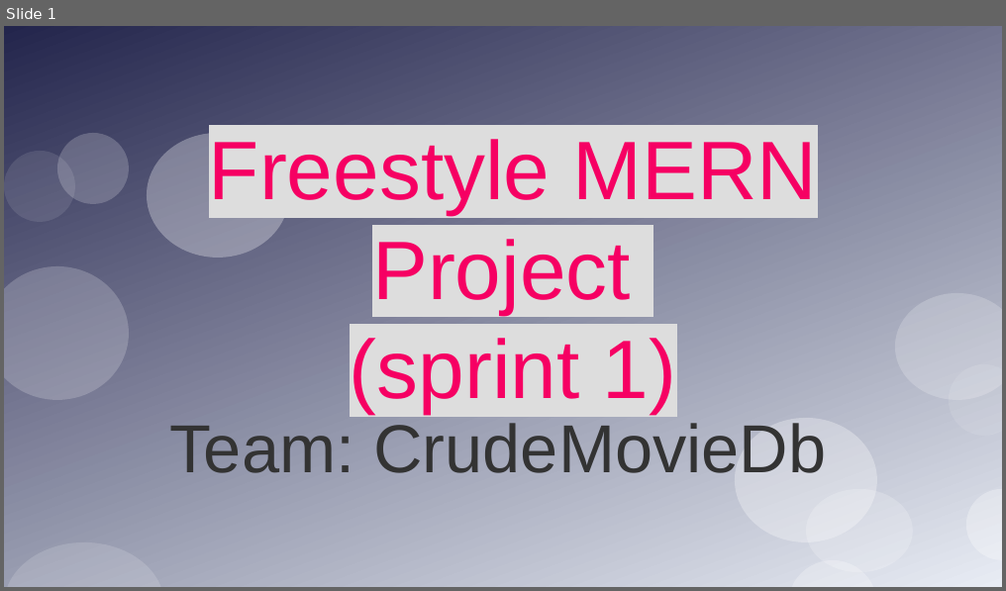
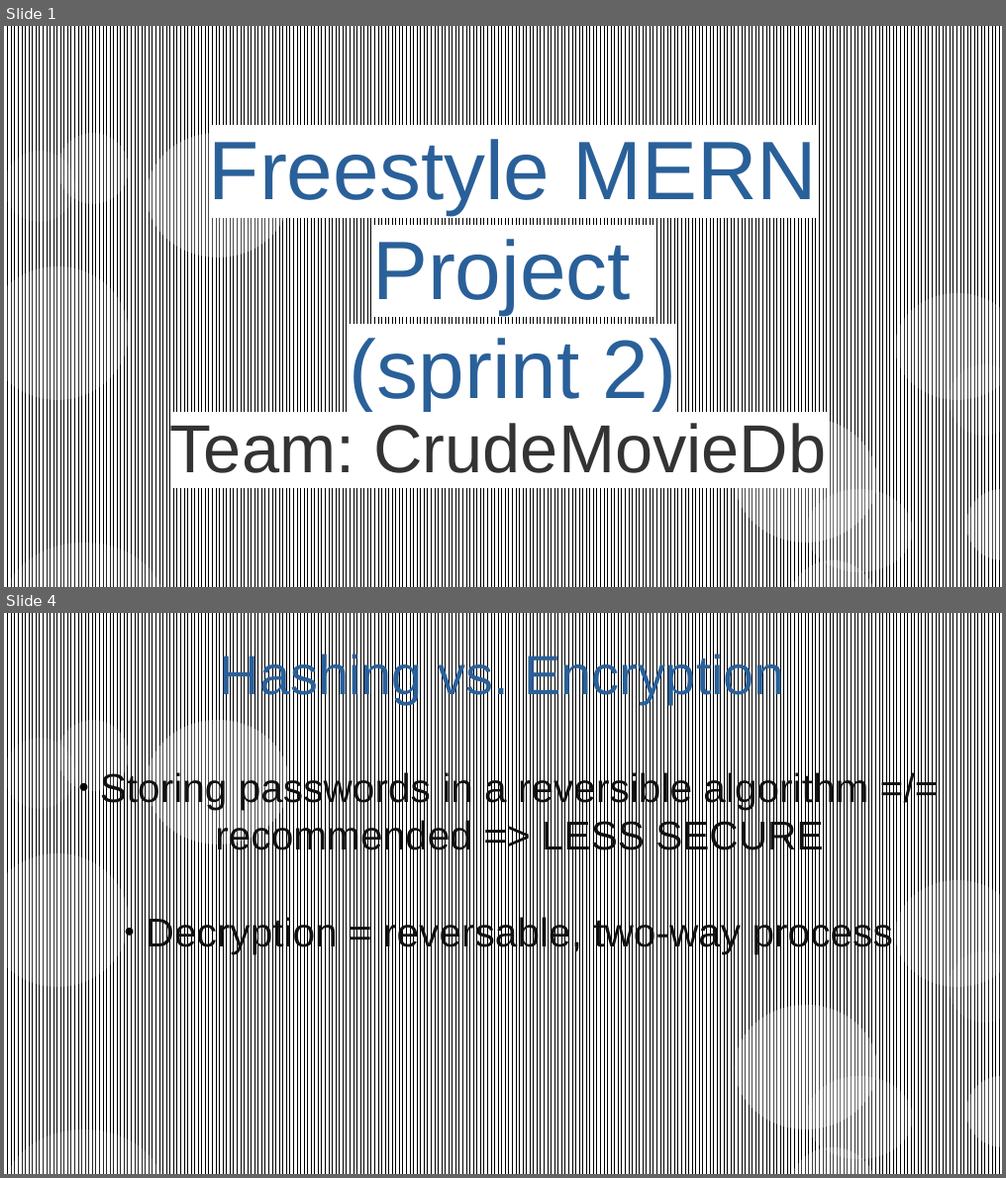
Before and after one commit to CodecoolGlobal/freestyle-mern-project-react-lillitaz, a slide deck: präsentation/CrudeMovieDb-PP.odp. Shown one above the other, each under a label of ours: slide 1 before the commit, slides 1 and 4 after it; the slides between them are not shown. The pictures are 1006x591 and 1006x1178 pixels, drawn with LibreOffice and Linux fonts; fonts in the diff are those of the drawing. Boxes give left, top, right and bottom in pixels: in the first picture for what was removed or moved away, otherwise in the second. Text is boxed around its words. In the diff, an @@ line names an element or a change of style, - is before the commit and + after.

```diff
--- a/präsentation/CrudeMovieDb-PP.odp
+++ b/präsentation/CrudeMovieDb-PP.odp
@@ slide 4 added at [4, 613, 1002, 1174], background #FFFFFF; not listed: 12 template elements that a slide beside it also shows @@
@@ title added at [220, 651, 785, 704], 44 pt, text #2A6099 @@
+Hashing vs. Encryption
@@ subtitle added at [100, 769, 893, 955], 32 pt, text #111111 @@
+● Storing passwords in a reversible algorithm =/= recommended => LESS SECURE
+● Decryption = reversable, two-way process
@@ slide 1 changed as well @@
@@ rectangle at [4, 26, 1002, 587]: fill gradient #23254C to #E8ECF4 to pattern #000000 on #FFFFFF @@
@@ title at [209, 139, 818, 412]: text changed; text colour #F60063 to #2A6099 @@
-Freestyle MERN Project
-(sprint 1)
+Freestyle MERN Project
+(sprint 2)
@@ subtitle "Team: CrudeMovieDb" at [170, 423, 826, 473]: highlight none to #FFFFFF @@
```
Also in this commit, not shown: 2 other slides changed, 3 other slides added, 3 slides removed, 2 other files.
